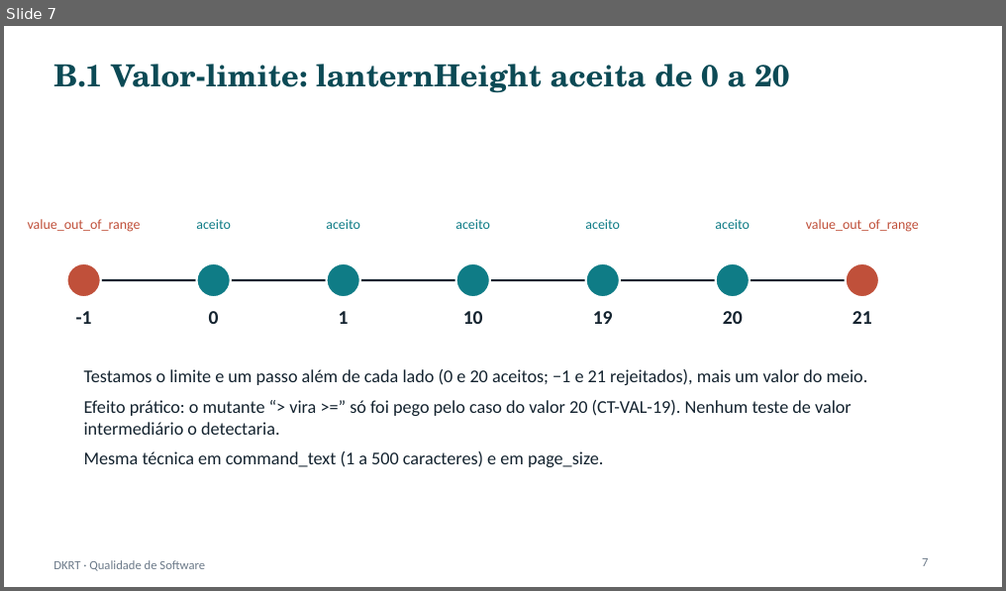
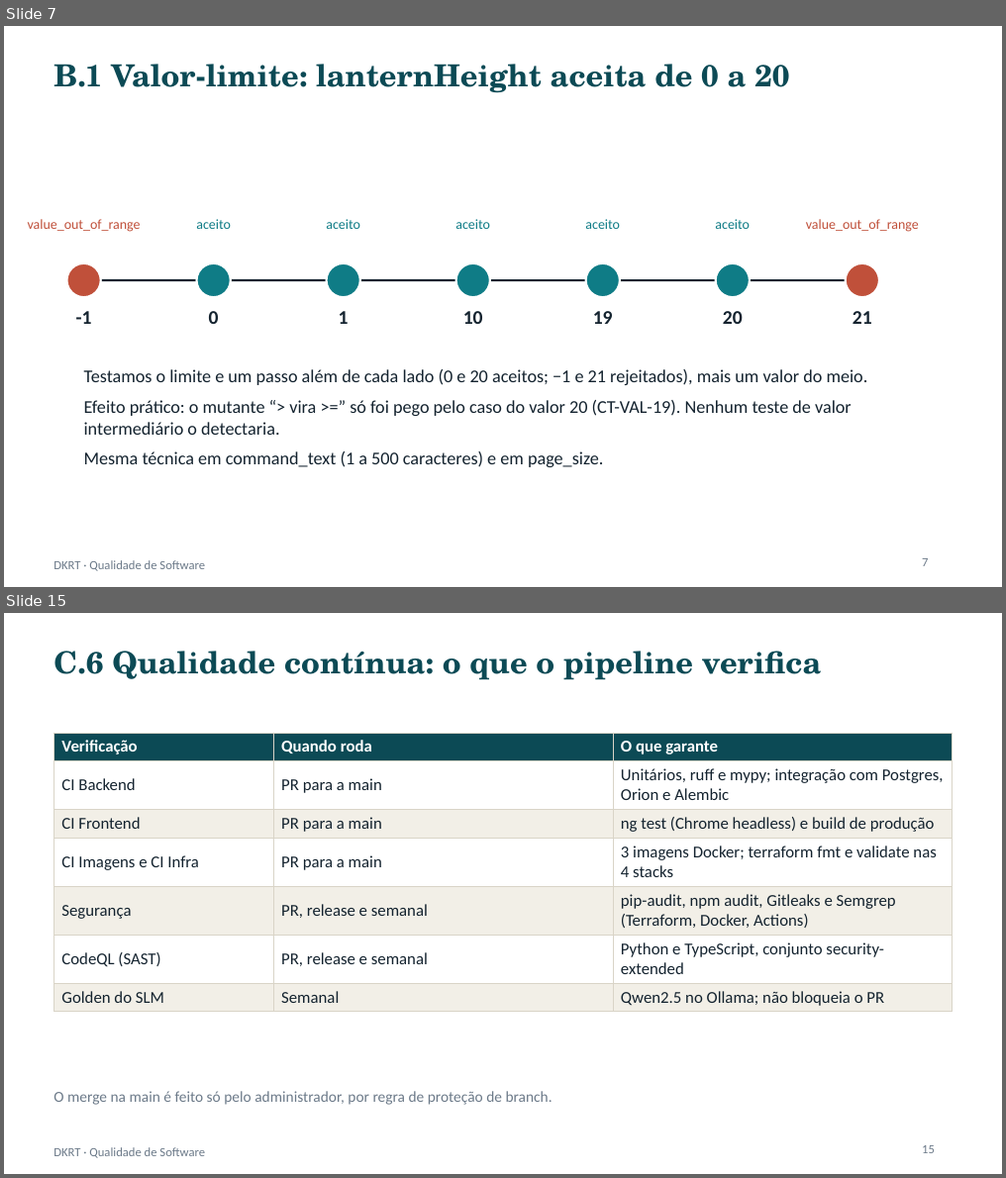
Before and after one commit to TCC-CEFSA-DKRT/TCC_DKRT, a slide deck: docs/qualidade/Apresentacao-Qualidade-Software-DKRT.pptx. Shown one above the other, each under a label of ours: slide 7 before the commit, slides 7 and 15 after it; the slides between them are not shown. The pictures are 1006x591 and 1006x1178 pixels, drawn with LibreOffice and Linux fonts; fonts in the diff are those of the drawing. Boxes give left, top, right and bottom in pixels: in the first picture for what was removed or moved away, otherwise in the second. Text is boxed around its words. In the diff, an @@ line names an element or a change of style, - is before the commit and + after.

```diff
--- a/docs/qualidade/Apresentacao-Qualidade-Software-DKRT.pptx
+++ b/docs/qualidade/Apresentacao-Qualidade-Software-DKRT.pptx
@@ slide 15 added at bbox=[4, 613, 1002, 1174], background #FFFFFF; not listed: 1 template element that a slide beside it also shows @@
@@ title added at bbox=[54, 651, 822, 680], 22 pt, text #0C4A55, bold @@
+C.6 Qualidade contínua: o que o pipeline verifica
@@ table added at bbox=[54, 733, 952, 1010], 7 rows, 3 columns @@
+Verificação | Quando roda | O que garante
+CI Backend | PR para a main | Unitários, ruff e mypy; integração com Postgres, Orion e Alembic
+CI Frontend | PR para a main | ng test (Chrome headless) e build de produção
+CI Imagens e CI Infra | PR para a main | 3 imagens Docker; terraform fmt e validate nas 4 stacks
+Segurança | PR, release e semanal | pip-audit, npm audit, Gitleaks e Semgrep (Terraform, Docker, Actions)
+CodeQL (SAST) | PR, release e semanal | Python e TypeScript, conjunto security-extended
+Golden do SLM | Semanal | Qwen2.5 no Ollama; não bloqueia o PR
@@ text added at bbox=[54, 1091, 552, 1105], 11 pt, text #6C7A89 @@
+O merge na main é feito só pelo administrador, por regra de proteção de branch.
@@ page number added at bbox=[922, 1146, 935, 1154], 9 pt, text #6C7A89 @@
+15
```
Also in this commit, not shown: 13 slides changed, 1 other slide added, 4 other files.
